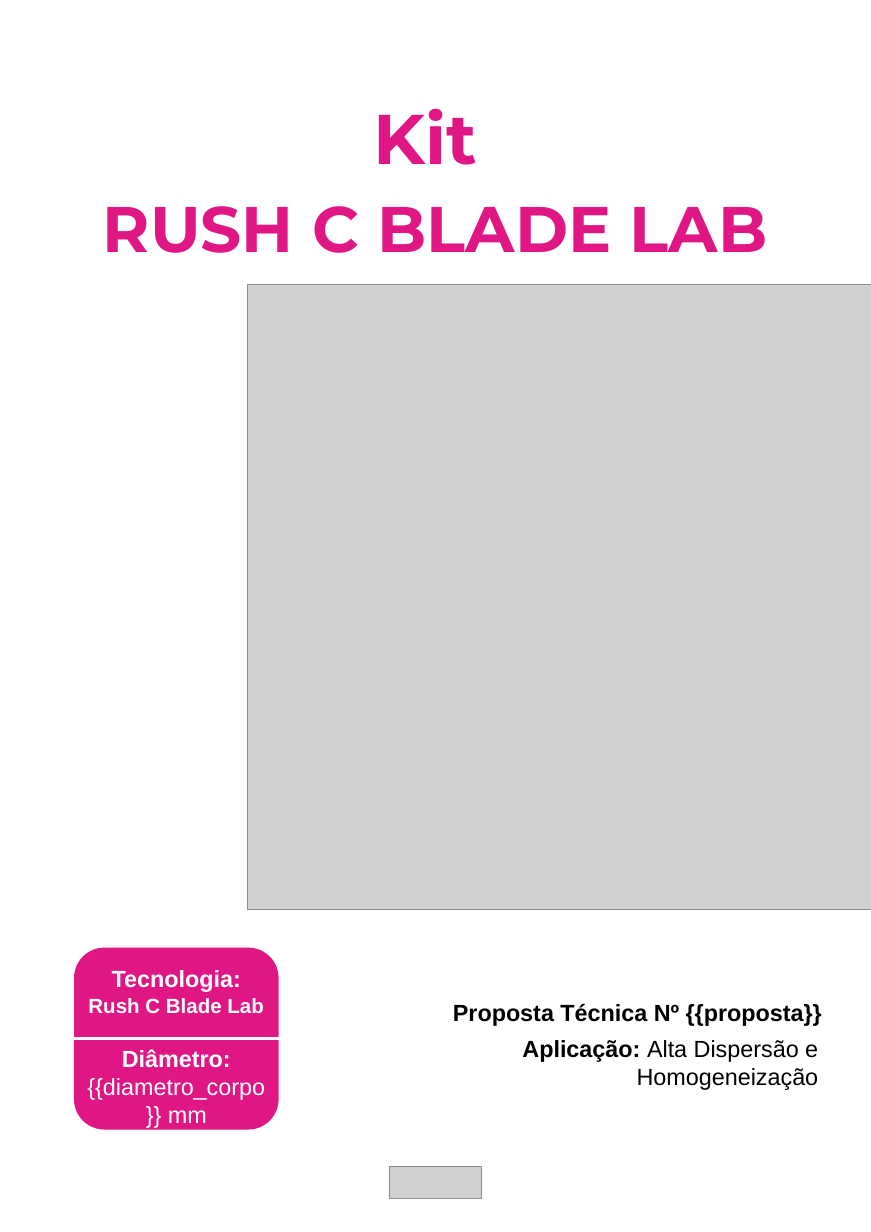
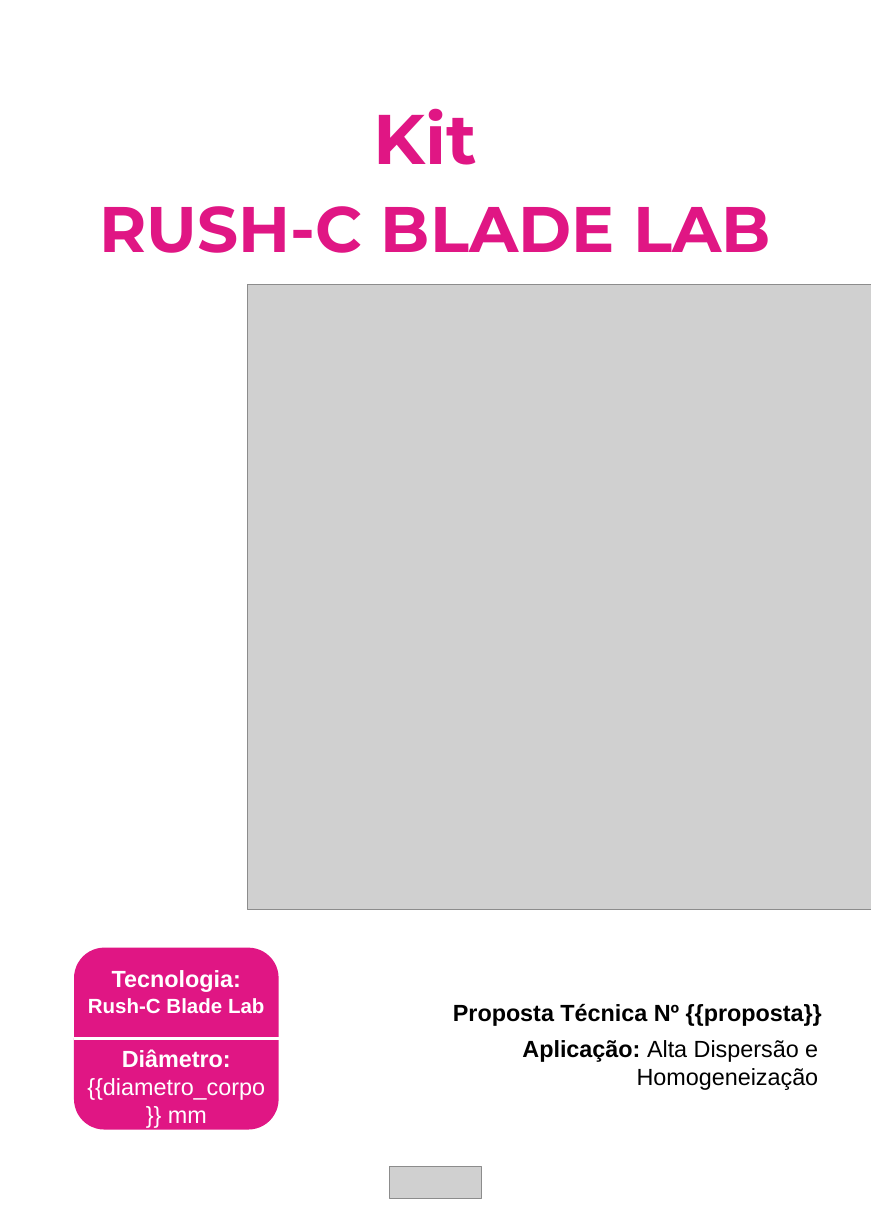
Before and after one commit to Gume123/Sistema-de-Geracao-de-Propostas-Tecnicas, a slide deck: slide 1 of templates/template_Kit-Rush-C-Blade-Lab.pptx. Drawn at 871x1232 pixels with LibreOffice and Linux fonts; fonts in the diff are those of the drawing; grey boxes stand for pictures; background and template pictures are left out. Boxes give left, top, right and bottom in pixels: in the first picture for what was removed or moved away, otherwise in the second. Text is boxed around its words. In the diff, an @@ line names an element or a change of style, - is before the commit and + after.

```diff
--- a/templates/template_Kit-Rush-C-Blade-Lab.pptx
+++ b/templates/template_Kit-Rush-C-Blade-Lab.pptx
@@ text at <box>99,206,771,253</box>: text changed @@
-RUSH C BLADE LAB
+RUSH-C BLADE LAB
@@ text at <box>88,970,264,1014</box>: text changed @@
-Tecnologia:
-Rush C Blade Lab
+Tecnologia:
+Rush-C Blade Lab
```
Also in this commit, not shown: 2 other slides changed, 7 other files.
